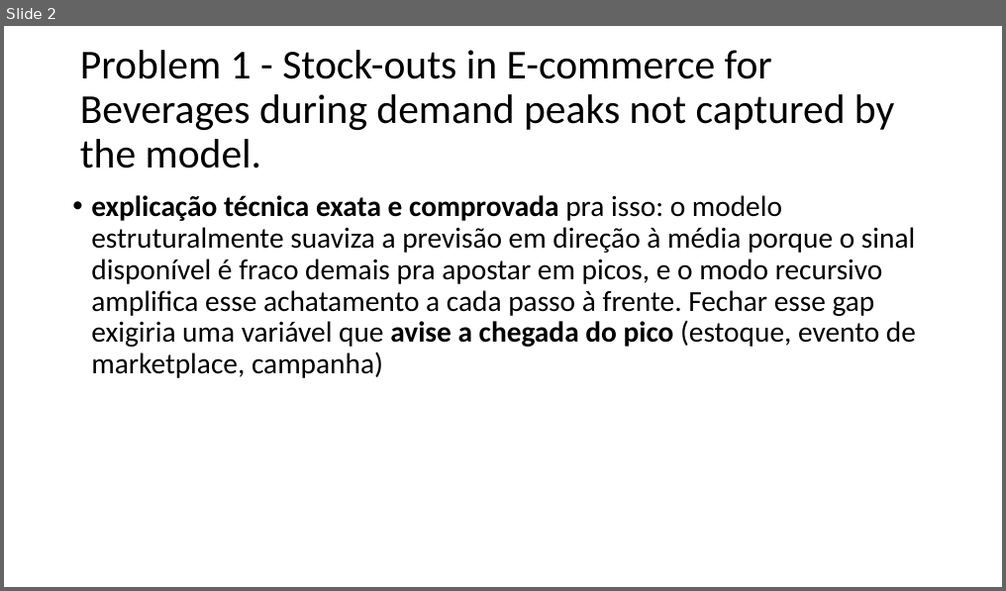
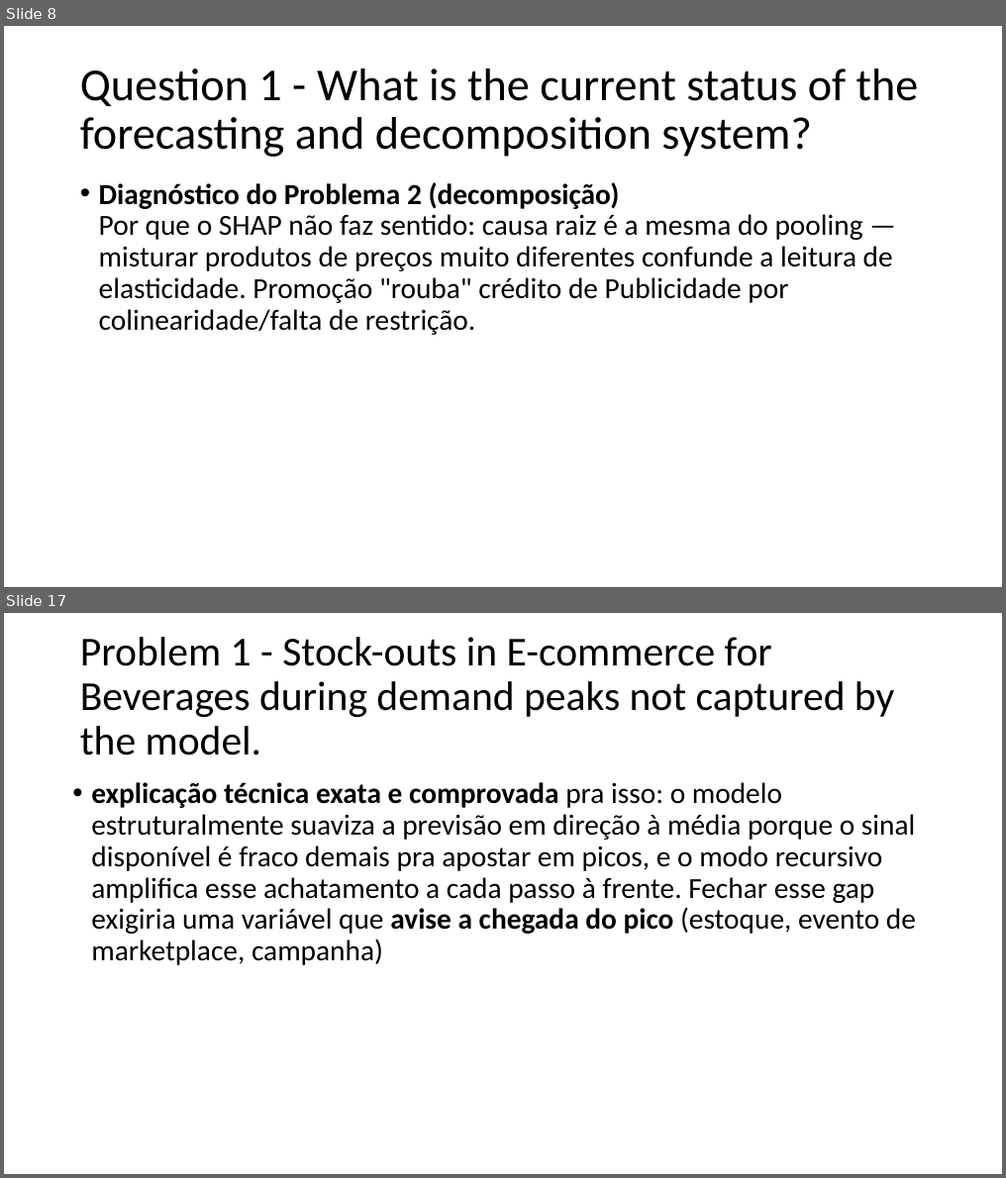
Before and after one commit to Priscila-Portela/mdlz-selec, a slide deck: Business case.pptx. Shown one above the other, each under a label of ours: slide 2 before the commit, slides 8 and 17 after it; the slides between them are not shown. The pictures are 1006x591 and 1006x1178 pixels, drawn with LibreOffice and Linux fonts; fonts in the diff are those of the drawing. Boxes give left, top, right and bottom in pixels: in the first picture for what was removed or moved away, otherwise in the second. Text is boxed around its words. In the diff, an @@ line names an element or a change of style, - is before the commit and + after.

```diff
--- a/Business case.pptx
+++ b/Business case.pptx
@@ slide 8 added at [4, 26, 1002, 587], background #FFFFFF @@
@@ title added at [80, 69, 919, 157], 44 pt, text #000000 @@
+Question 1 - What is the current status of the forecasting and decomposition system?
@@ text added at [99, 182, 893, 335], 28 pt, text #000000 @@
+• Diagnóstico do Problema 2 (decomposição)
+  Por que o SHAP não faz sentido: causa raiz é a mesma do pooling — misturar produtos de preços muito diferentes confunde a leitura de elasticidade. Promoção "rouba" crédito de Publicidade por colinearidade/falta de restrição.
@@ what was slide 2 is now slide 17 @@
```
Also in this commit, not shown: 2 slides changed, 15 other slides added, 31 other files.
